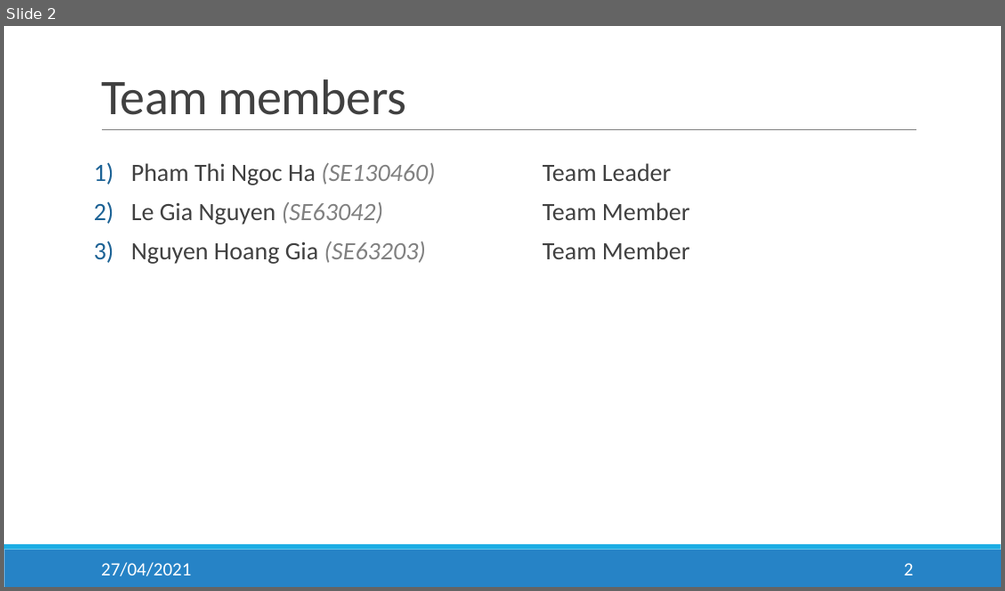
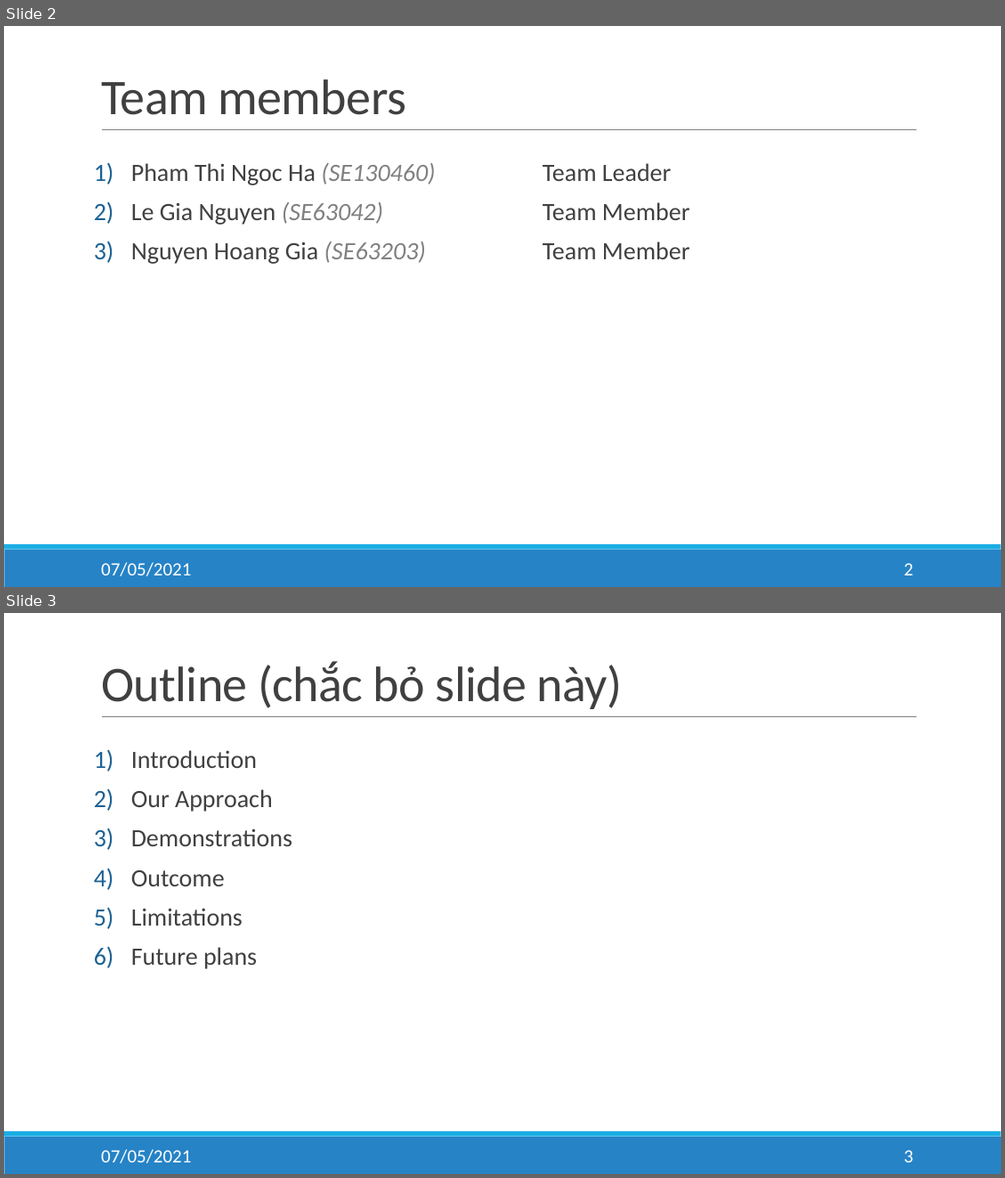
Before and after one commit to salesmgt/documentation, a slide deck: presentations/Slides.pptx. Shown one above the other, each under a label of ours: slide 2 before the commit, slides 2 and 3 after it. The pictures are 1005x591 and 1005x1178 pixels, drawn with LibreOffice and Linux fonts; fonts in the diff are those of the drawing. Boxes give left, top, right and bottom in pixels: in the first picture for what was removed or moved away, otherwise in the second. Text is boxed around its words. In the diff, an @@ line names an element or a change of style, - is before the commit and + after.

```diff
--- a/presentations/Slides.pptx
+++ b/presentations/Slides.pptx
@@ slide 3 added at bbox=[4, 613, 1001, 1174], background #FFFFFF; not listed: 3 template elements that a slide beside it also shows @@
@@ title added at bbox=[101, 661, 623, 709], 48 pt, text #404040 @@
+Outline (chắc bỏ slide này)
@@ text added at bbox=[131, 750, 292, 969], 24 pt, text #404040 @@
+1) Introduction
+2) Our Approach
+3) Demonstrations
+4) Outcome
+5) Limitations
+6) Future plans
@@ text added at bbox=[101, 1149, 191, 1163], 18 pt, text #FFFFFF @@
+07/05/2021
@@ page number added at bbox=[904, 1150, 914, 1162], 18 pt, text #FFFFFF @@
+3
@@ slide 2 changed as well @@
@@ text at bbox=[101, 562, 191, 576]: text changed @@
-27/04/2021
+07/05/2021
```
Also in this commit, not shown: 14 other slides changed, 14 other slides added, 3 slides removed, 1 other file.
